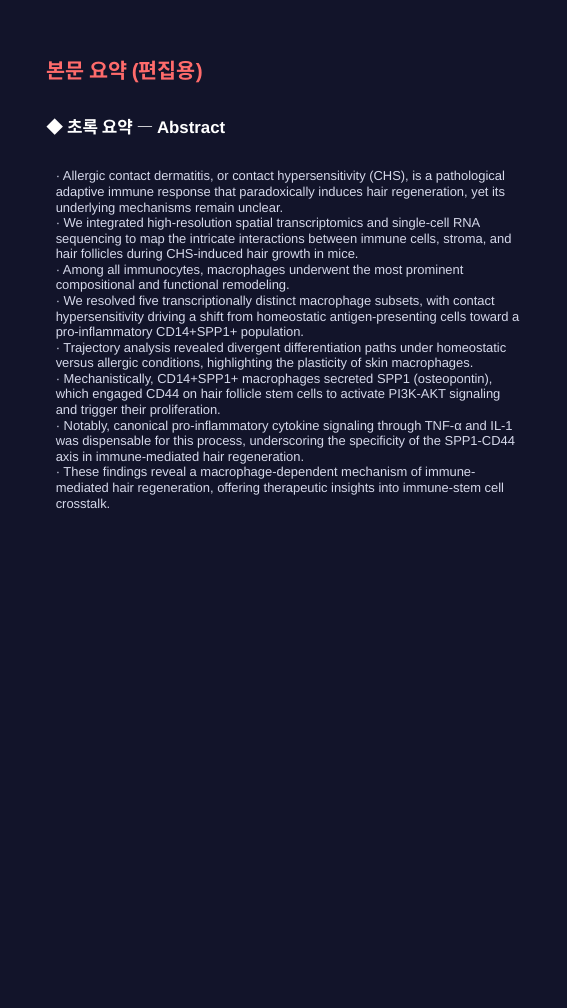
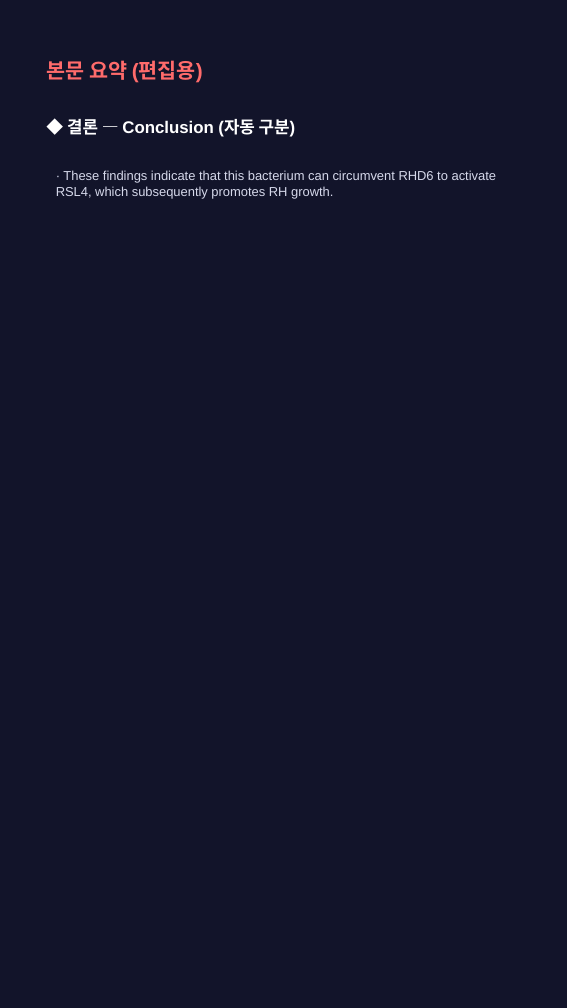
Before and after one commit to hyokang2010-BJ-ANTH/product-builder-test, a slide deck: slide 8 of data/2026-09-13/slides.pptx (slide 7 before the commit). Drawn at 567x1008 pixels with LibreOffice and Linux fonts; fonts in the diff are those of the drawing. Boxes give left, top, right and bottom in pixels: in the first picture for what was removed or moved away, otherwise in the second. Text is boxed around its words. In the diff, an @@ line names an element or a change of style, - is before the commit and + after.

```diff
--- a/data/2026-09-13/slides.pptx
+++ b/data/2026-09-13/slides.pptx
@@ text at (x1=67, y1=119, x2=295, y2=137): text changed @@
-◆ 초록 요약 — Abstract
+◆ 결론 — Conclusion (자동 구분)
@@ text at (x1=56, y1=170, x2=497, y2=199): text changed @@
-· Allergic contact dermatitis, or contact hypersensitivity (CHS), is a pathological adaptive immune response that paradoxically induces hair regeneration, yet its underlying mechanisms remain unclear.
-· We integrated high-resolution spatial transcriptomics and single-cell RNA sequencing to map the intricate interactions between immune cells, stroma, and hair follicles during CHS-induced hair growth in mice.
-· Among all immunocytes, macrophages underwent the most prominent compositional and functional remodeling.
-· We resolved five transcriptionally distinct macrophage subsets, with contact hypersensitivity driving a shift from homeostatic antigen-presenting cells toward a pro-inflammatory CD14+SPP1+ population.
-· Trajectory analysis revealed divergent differentiation paths under homeostatic versus allergic conditions, highlighting the plasticity of skin macrophages.
-· Mechanistically, CD14+SPP1+ macrophages secreted SPP1 (osteopontin), which engaged CD44 on hair follicle stem cells to activate PI3K-AKT signaling and trigger their proliferation.
-· Notably, canonical pro-inflammatory cytokine signaling through TNF-α and IL-1 was dispensable for this process, underscoring the specificity of the SPP1-CD44 axis in immune-mediated hair regeneration.
-· These findings reveal a macrophage-dependent mechanism of immune-mediated hair regeneration, offering therapeutic insights into immune-stem cell crosstalk.
+· These findings indicate that this bacterium can circumvent RHD6 to activate RSL4, which subsequently promotes RH growth.
```
Also in this commit, not shown: 2 other slides changed, 4 slides added, 3 slides removed, 21 other files.
